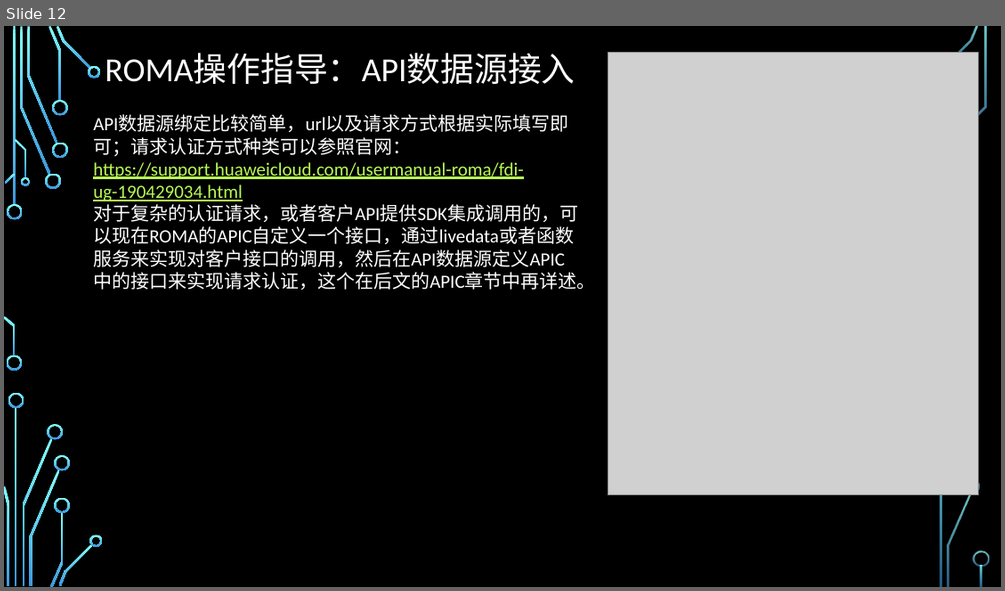
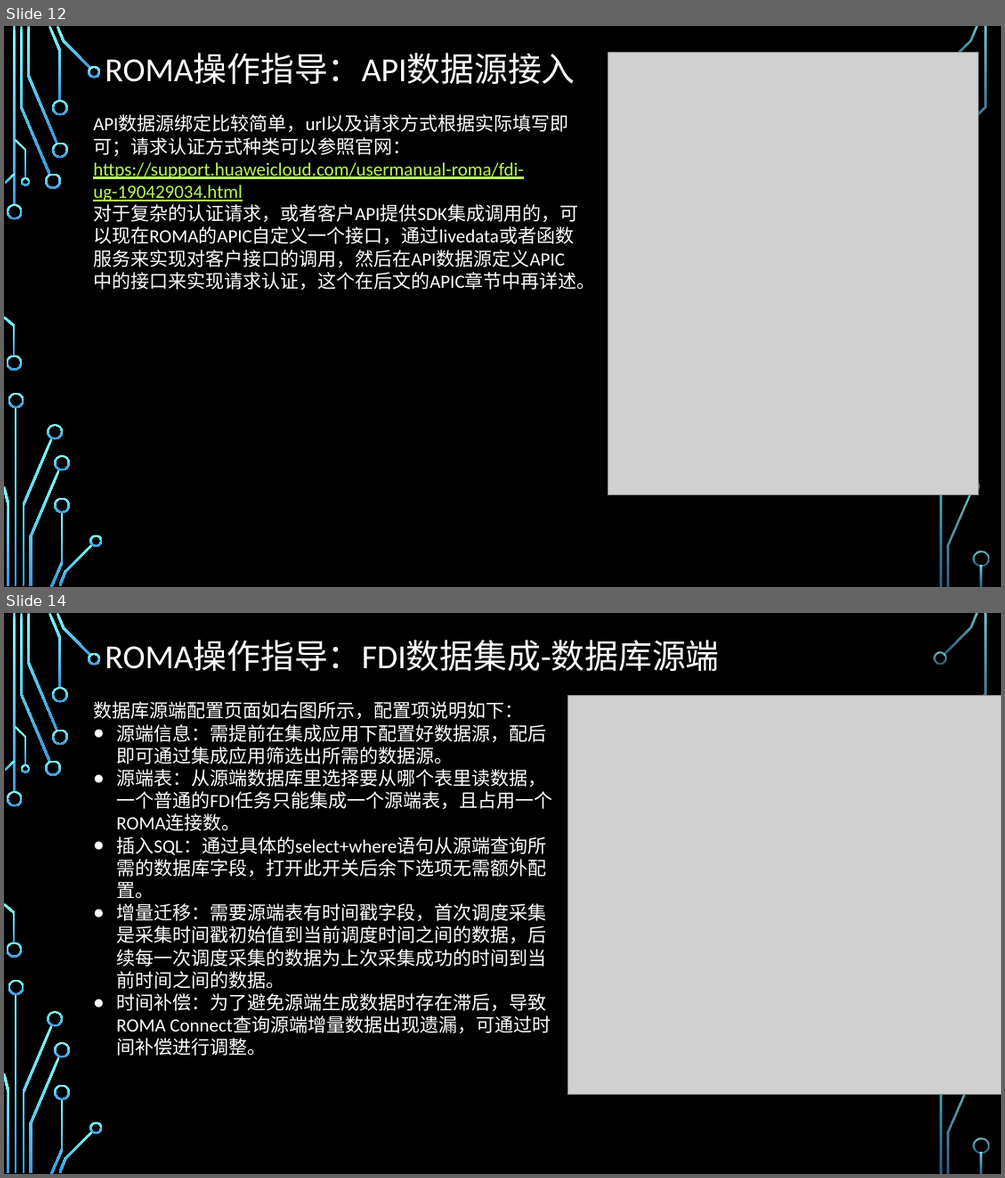
Before and after one commit to zhaoxukl1314/roma, a slide deck: ROMA使用手册.pptx. Shown one above the other, each under a label of ours: slide 12 before the commit, slides 12 and 14 after it; the slides between them are not shown. The pictures are 1005x591 and 1005x1178 pixels, drawn with LibreOffice and Linux fonts; fonts in the diff are those of the drawing; grey boxes stand for pictures; background and template pictures are left out. Boxes give left, top, right and bottom in pixels: in the first picture for what was removed or moved away, otherwise in the second. Text is boxed around its words. In the diff, an @@ line names an element or a change of style, - is before the commit and + after.

```diff
--- a/ROMA使用手册.pptx
+++ b/ROMA使用手册.pptx
@@ slide 14 added at bbox=[4, 613, 1001, 1174], background picture (left out); not listed: 32 template elements that a slide beside it also shows @@
@@ title added at bbox=[105, 641, 719, 671], 32.4 pt, text #CCE8CF @@
+ROMA操作指导：FDI数据集成-数据库源端
@@ freeform shape added at bbox=[933, 652, 947, 665], fill gradient #82FFFF to #3D97DE @@
@@ text added at bbox=[93, 701, 552, 1055], 18 pt, text #CCE8CF @@
+数据库源端配置页面如右图所示，配置项说明如下：
+● 源端信息：需提前在集成应用下配置好数据源，配后即可通过集成应用筛选出所需的数据源。
+● 源端表：从源端数据库里选择要从哪个表里读数据，一个普通的FDI任务只能集成一个源端表，且占用一个ROMA连接数。
+● 插入SQL：通过具体的select+where语句从源端查询所需的数据库字段，打开此开关后余下选项无需额外配置。
+● 增量迁移：需要源端表有时间戳字段，首次调度采集是采集时间戳初始值到当前调度时间之间的数据，后续每一次调度采集的数据为上次采集成功的时间到当前时间之间的数据。
+● 时间补偿：为了避免源端生成数据时存在滞后，导致ROMA Connect查询源端增量数据出现遗漏，可通过时间补偿进行调整。
@@ picture added at bbox=[568, 695, 1001, 1094] @@
```
Also in this commit, not shown: 17 other slides changed, 3 other slides added, 1 slide removed.
